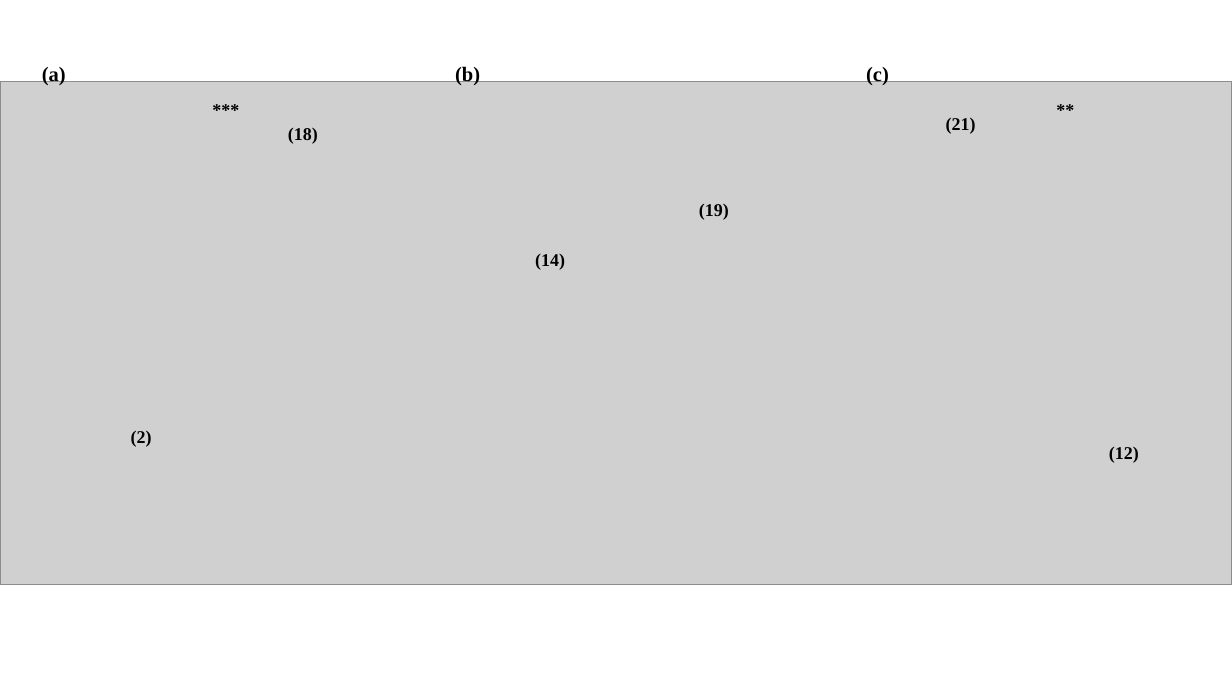
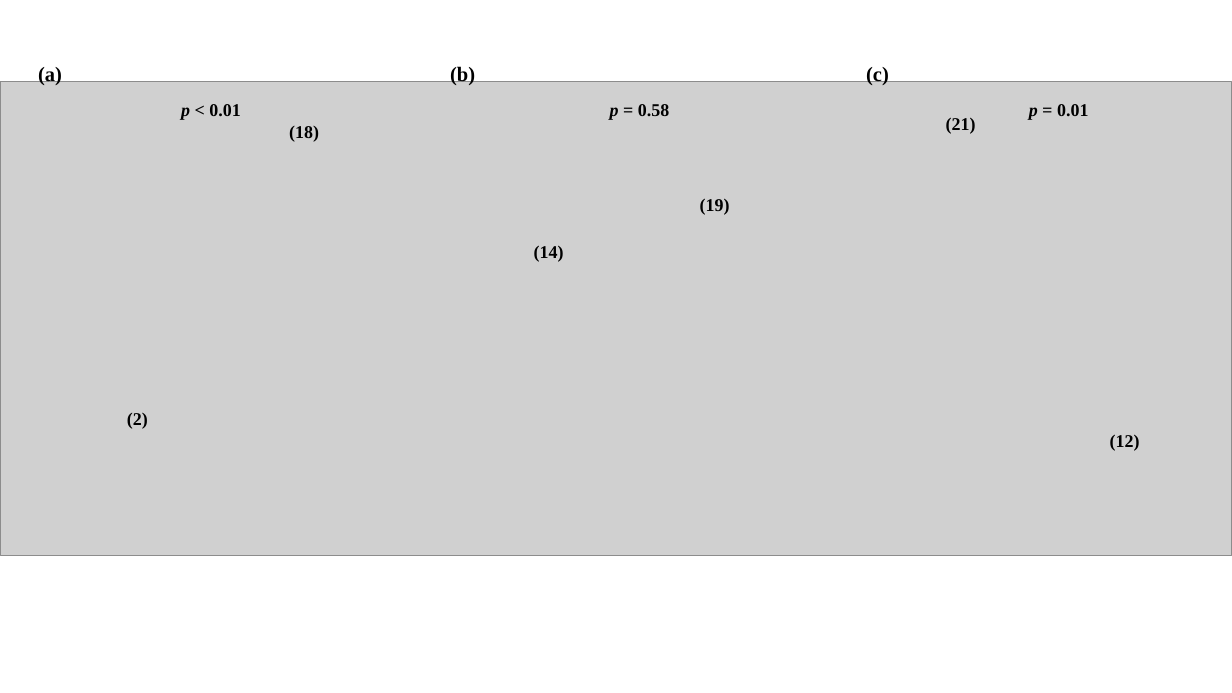
Before and after one commit to EEOB590A-Fall-2019/BKelly_Fishes, a slide deck: slide 1 of graphics/Thesis/Chapter3/Figure4.pptx. Drawn at 1232x693 pixels with LibreOffice and Linux fonts; fonts in the diff are those of the drawing; grey boxes stand for pictures. Boxes give left, top, right and bottom in pixels: in the first picture for what was removed or moved away, otherwise in the second. Text is boxed around its words. In the diff, an @@ line names an element or a change of style, - is before the commit and + after.

```diff
--- a/graphics/Thesis/Chapter3/Figure4.pptx
+++ b/graphics/Thesis/Chapter3/Figure4.pptx
@@ text "(a)": place and size @@
-text "(a)" at [42,65,66,85]
+text "(a)" at [38,65,62,85]
@@ text "(b)": place and size @@
-text "(b)" at [455,65,480,85]
+text "(b)" at [450,65,475,85]
@@ picture: place and size @@
-picture at [0,81,1232,585]
+picture at [0,81,1232,555]
@@ text at [181,104,240,120]: text changed @@
-***
+p < 0.01
@@ text "(18)" at [289,126,319,142]: alignment left to centre @@
@@ text added at [610,104,669,120], 14 pt, text #000000, bold @@
+p = 0.58
@@ text at [1029,104,1088,120]: text changed @@
-**
+p = 0.01
@@ text "(19)": place and size @@
-text "(19)" at [699,204,729,220]
+text "(19)" at [700,199,730,215]
@@ text "(14)": place and size @@
-text "(14)" at [535,254,565,270]
+text "(14)" at [534,246,564,262]
@@ text "(2)": place and size @@
-text "(2)" at [131,431,152,447]
+text "(2)" at [127,413,148,429]
@@ text "(12)": place and size @@
-text "(12)" at [1109,447,1139,463]
+text "(12)" at [1110,435,1140,451]
```
Also in this commit, not shown: 30 other files.
